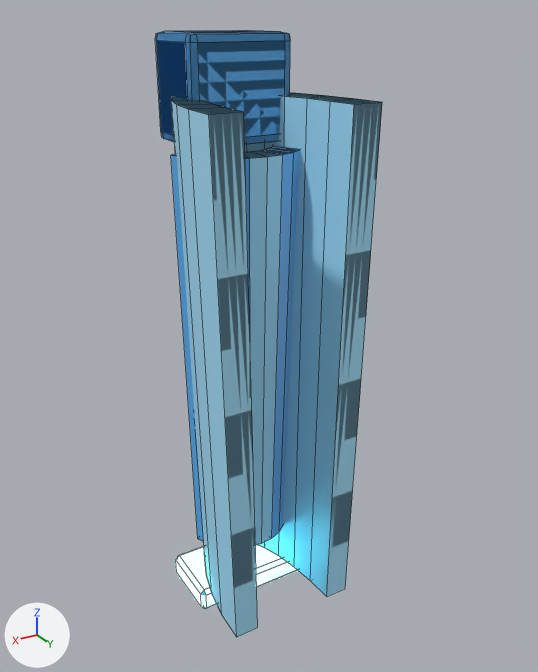
What one commit did to the Blender file viewer/assets/armor-parts/right_shin/source/right_shin.blend.
Rendered twice from a 50 mm lens placed at (0.223, 0.396, 0.214), pointed at (-0.014, 0.0, 0.017). The axes (+X, +Y, +Z) are drawn at lower left. The lights are the same throughout. The first picture is the older version. Mesh edges are drawn as thin lines.

Objects in the first picture: 'armor_left_shin_v001', 'armor_right_shin_v001'.
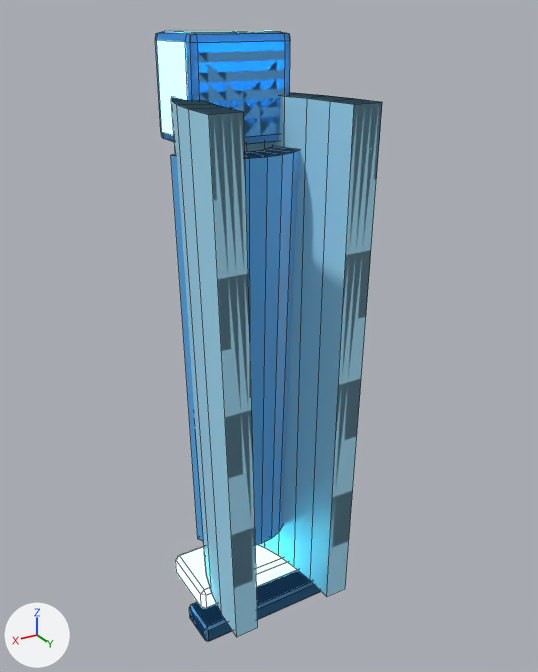
Pixel boxes [x1, y1, x2, y2] of what changed, in the pictures (538 x 672 px):
'armor_left_shin_v001', reshaped
    before: [155, 31, 380, 637]
    after: [155, 31, 380, 641]
'armor_right_shin_v001', reshaped
    before: [159, 30, 382, 608]
    after: [159, 30, 382, 641]
part 1 of me_armor_left_shin_v001, added
    after: [189, 580, 317, 641]
part 2 of me_armor_left_shin_v001, recoloured
    both: [245, 151, 283, 543]
part 3 of me_armor_left_shin_v001, recoloured
    both: [157, 31, 273, 609]
part 4 of me_armor_right_shin_v001, added (blue)
    after: [189, 570, 320, 641]
part 5 of me_armor_right_shin_v001, recoloured (darker)
    both: [245, 151, 276, 545]
part 6 of me_armor_right_shin_v001, recoloured
    both: [170, 30, 252, 32]

What the commit changed:
me_armor_left_shin_v001 is used by ob_armor_left_shin_v001; location (0.0, 0.0, 0.0).
me_armor_left_shin_v001 had 208 vertices, 206 faces and spanned x -0.054..0.054, y -0.057..0.057, z -0.191..0.206.
me_armor_left_shin_v001 now has 232 vertices, 232 faces and spans x -0.054..0.054, y -0.057..0.057, z -0.205..0.206.
me_armor_left_shin_v001 part 1: the loose piece of 24 vertices spanning x -0.045..0.045, y -0.045..0.005, z -0.191..-0.173 is copied, and the copy is scaled about its middle by (1.15, 0.594, 0.804), then moved by (0.0, 0.026, -0.016), in mat_armor_accent (blue #5cb0f1); it spans x -0.051..0.051, y -0.009..0.021, z -0.205..-0.191.
me_armor_left_shin_v001 part 2: 6 faces spanning x -0.011..0.011, y -0.003..0.023, z -0.14..0.14 switch from mat_armor_base_surface (blue #a7e4ff) to mat_armor_accent (blue #5cb0f1).
me_armor_left_shin_v001 part 3: 12 faces spanning x -0.045..0.045, y -0.05..0.005, z -0.191..0.206 switch from mat_armor_accent (blue #5cb0f1) to mat_armor_emissive (cyan #76f4ff, glowing cyan #76f4ff).
me_armor_right_shin_v001 is used by ob_armor_right_shin_v001; location (0.0, 0.0, 0.0).
me_armor_right_shin_v001 had 208 vertices, 206 faces and spanned x -0.054..0.054, y -0.057..0.057, z -0.191..0.206.
me_armor_right_shin_v001 now has 232 vertices, 232 faces and spans x -0.054..0.054, y -0.057..0.057, z -0.205..0.206.
me_armor_right_shin_v001 part 4: the loose piece of 24 vertices spanning x -0.045..0.045, y -0.045..0.005, z -0.191..-0.173 is copied, and the copy is scaled about its middle by (1.15, 0.594, 0.804), then moved by (0.0, 0.026, -0.016), in mat_armor_accent (blue #5cb0f1); it spans x -0.051..0.051, y -0.009..0.021, z -0.205..-0.191.
me_armor_right_shin_v001 part 5: 6 faces spanning x -0.011..0.011, y -0.003..0.023, z -0.14..0.14 switch from mat_armor_base_surface (blue #a7e4ff) to mat_armor_accent (blue #5cb0f1).
me_armor_right_shin_v001 part 6: 12 faces spanning x -0.045..0.045, y -0.05..0.005, z -0.191..0.206 switch from mat_armor_accent (blue #5cb0f1) to mat_armor_emissive (cyan #76f4ff, glowing cyan #76f4ff).
